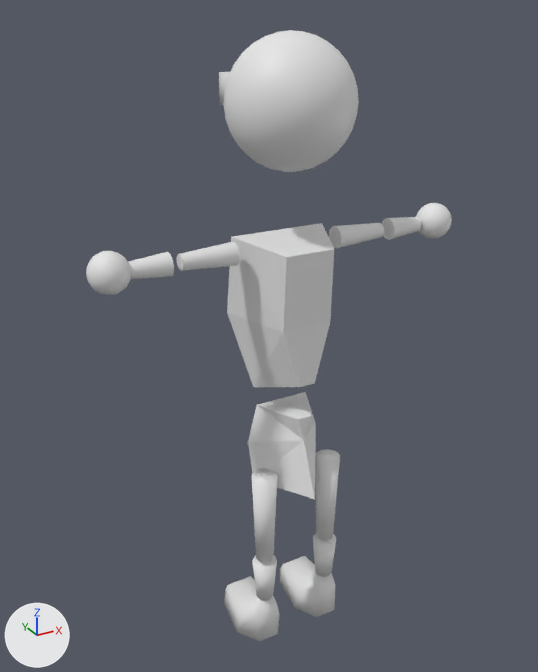
Two versions of the Blender file Assets/Models/player.blend, one commit apart.
The view is the same before and after, from a camera (50 mm lens) standing at (-0.984, -1.639, 1.857) and looking at (-0.022, 0.11, 0.982). The lights are fixed; the arrows at lower left show +X, +Y and +Z.
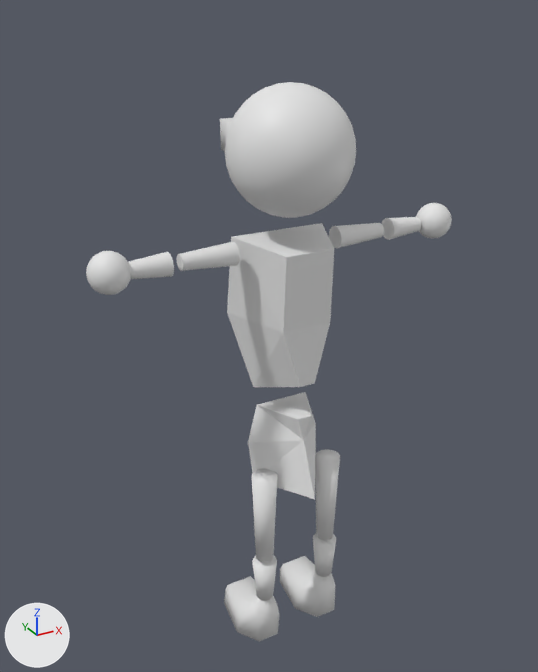
What differs and where, as boxes (x1, y1, x2, y2) in the pictures (538 x 672 px):
'head', moved
    before: (219, 30, 359, 172)
    after: (220, 82, 356, 218)

What changed in the scene script:
```text
Change ob_head:
    ob_head.location: (0.0, 0.039, 1.642) -> (0.0, 0.039, 1.523)
```
